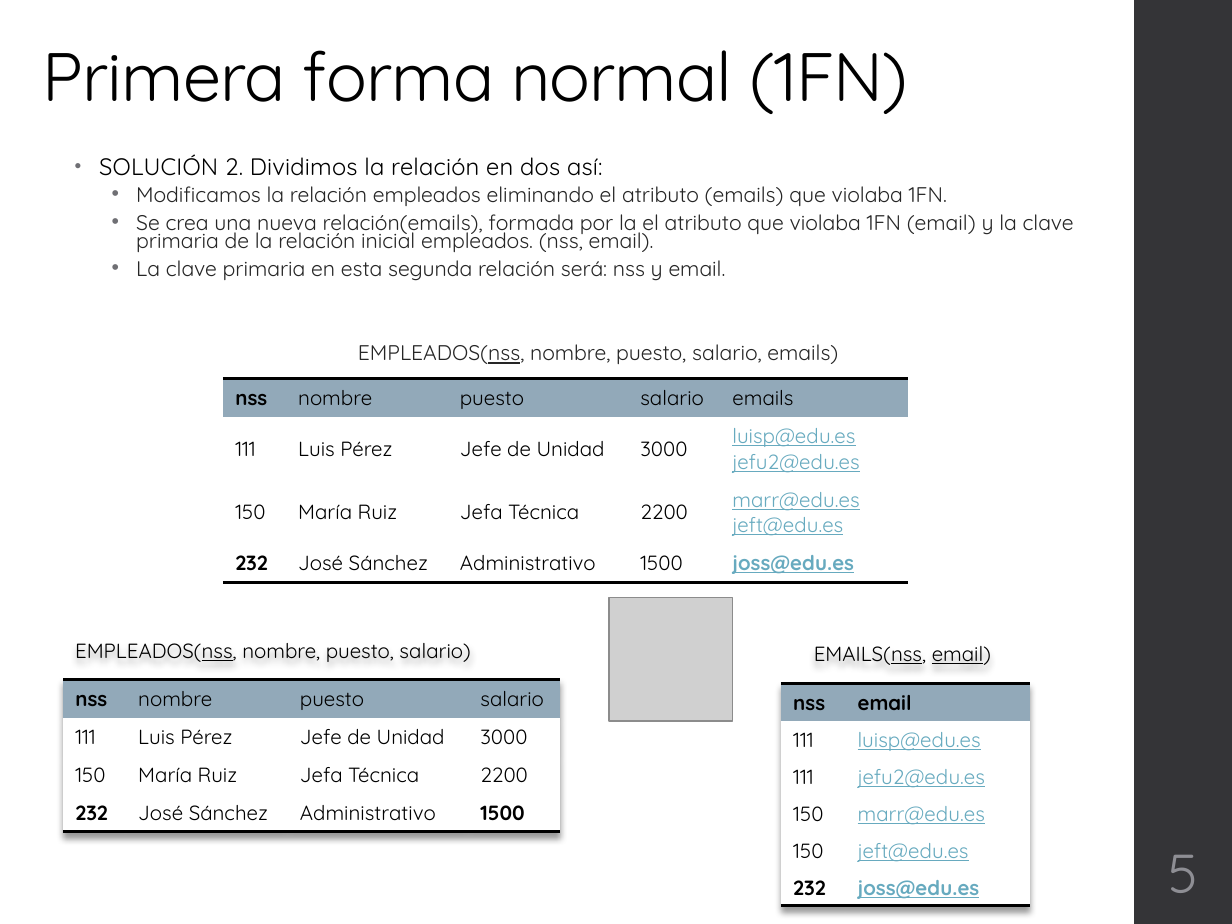
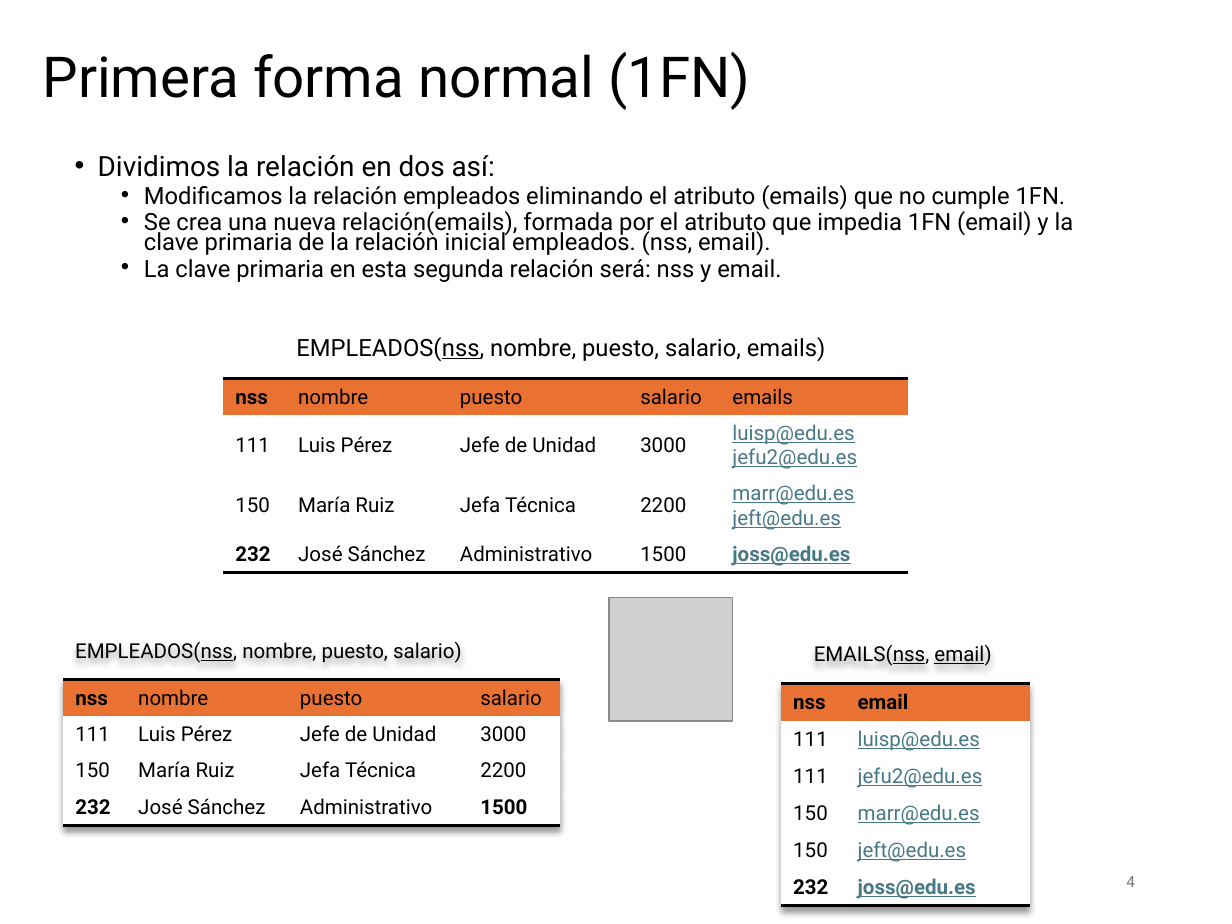
Before and after one commit to NuriaCelis/GBD2425, a slide deck: slide 4 of Tema2/EJEMPLOS NORMALIZACION.pptx (slide 5 before the commit). Drawn at 1232x924 pixels with LibreOffice and Linux fonts; fonts in the diff are those of the drawing; grey boxes stand for pictures. Boxes give left, top, right and bottom in pixels: in the first picture for what was removed or moved away, otherwise in the second. Text is boxed around its words. In the diff, an @@ line names an element or a change of style, - is before the commit and + after.

```diff
--- a/Tema2/EJEMPLOS NORMALIZACION.pptx
+++ b/Tema2/EJEMPLOS NORMALIZACION.pptx
@@ rectangle removed at (1135,0,1232,924) @@
@@ title "Primera forma normal (1FN)" at (43,52,750,110): size 40 to 33 pt, font Quicksand to Roboto, letter spacing -0.5 to 0 pt; vertical alignment bottom to middle @@
@@ text at (98,155,1074,256): text changed; size 12.4 to 13.9 pt; font Quicksand to Roboto; text colour #262626 to #000000 @@
-• SOLUCIÓN 2. Dividimos la relación en dos así:
-  • Modificamos la relación empleados eliminando el atributo (emails) que violaba 1FN.
-  • Se crea una nueva relación(emails), formada por la el atributo que violaba 1FN (email) y la clave primaria de la relación inicial empleados. (nss, email).
+• Dividimos la relación en dos así:
+  • Modificamos la relación empleados eliminando el atributo (emails) que no cumple 1FN.
+  • Se crea una nueva relación(emails), formada por el atributo que impedia 1FN (email) y la clave primaria de la relación inicial empleados. (nss, email).
@@ text at (144,255,825,361): size 12.4 to 13.9 pt, font Quicksand to Roboto, text colour #262626 to #000000 in "La clave primaria en esta segunda relación ...", "EMPLEADOS(nss, nombre, puesto, salario, emails)"; indent changed; less space between paragraphs @@
@@ table at (223,378,907,575) @@
@@ fill #92A9B9 to #E97132 in row 1 @@
@@ font Quicksand to Roboto @@
@@ text colour #67AABF to #467886 in "luisp@edu.es", "jefu2@edu.es", "marr@edu.es", "jeft@edu.es" and 1 more places @@
@@ text "EMPLEADOS(nss, nombre, puesto, salario)" at (75,642,462,663): font Quicksand to Roboto @@
@@ text "EMAILS(nss, email)" at (814,645,991,666): font Quicksand to Roboto @@
@@ table at (63,680,559,828) @@
@@ fill #92A9B9 to #E97132 in row 1 @@
@@ font Quicksand to Roboto @@
@@ table at (781,684,1030,906) @@
@@ fill #92A9B9 to #E97132 in row 1 @@
@@ font Quicksand to Roboto @@
@@ text colour #67AABF to #467886 in "luisp@edu.es", "jefu2@edu.es", "marr@edu.es", "jeft@edu.es" and 1 more places @@
@@ page number removed at (1168,855,1198,893) @@
-5
@@ page number added at (1126,876,1135,887), 9 pt, text #797979 @@
+4
```
Also in this commit, not shown: 9 other slides changed, 1 slide added, 2 slides removed, 1 other file.
